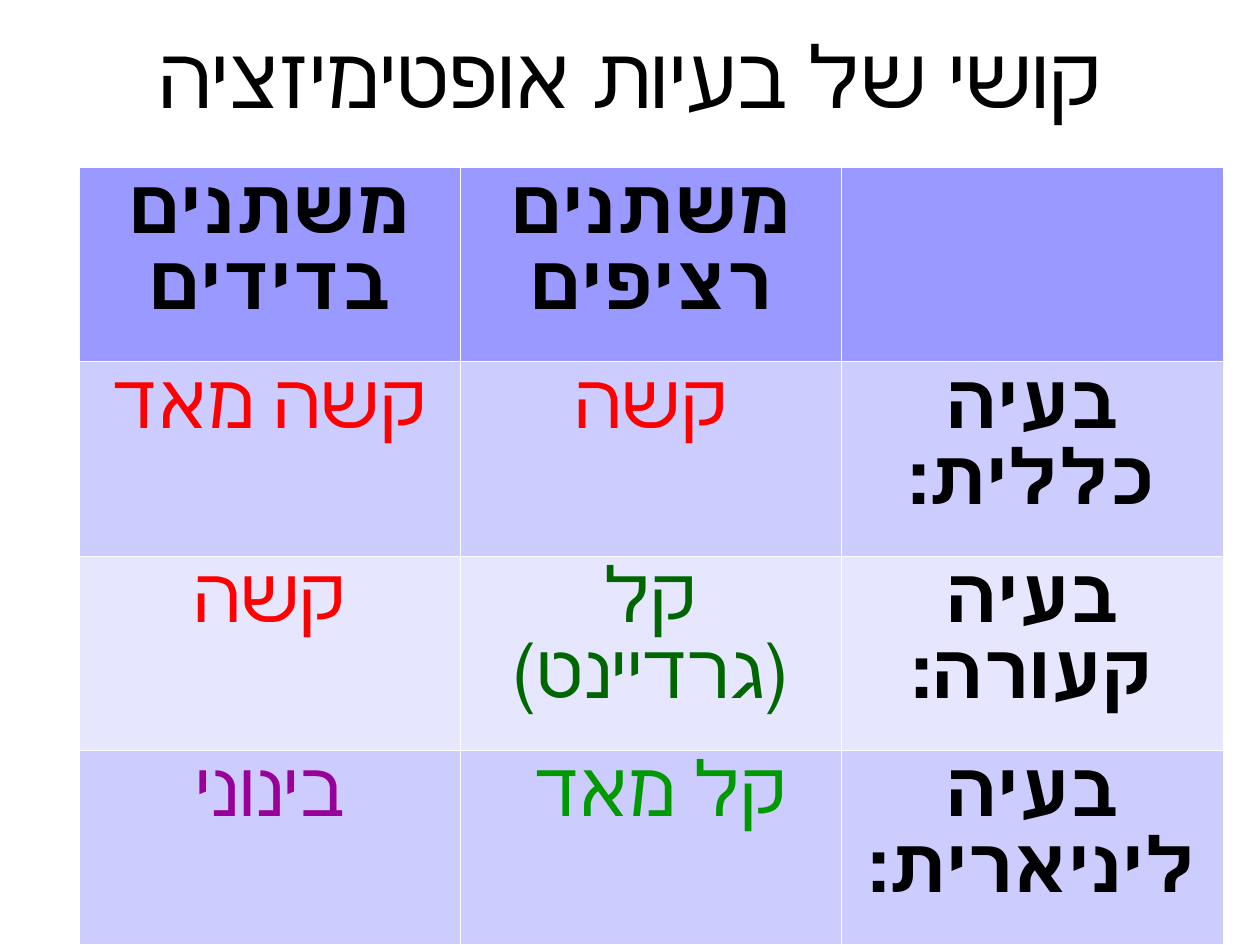
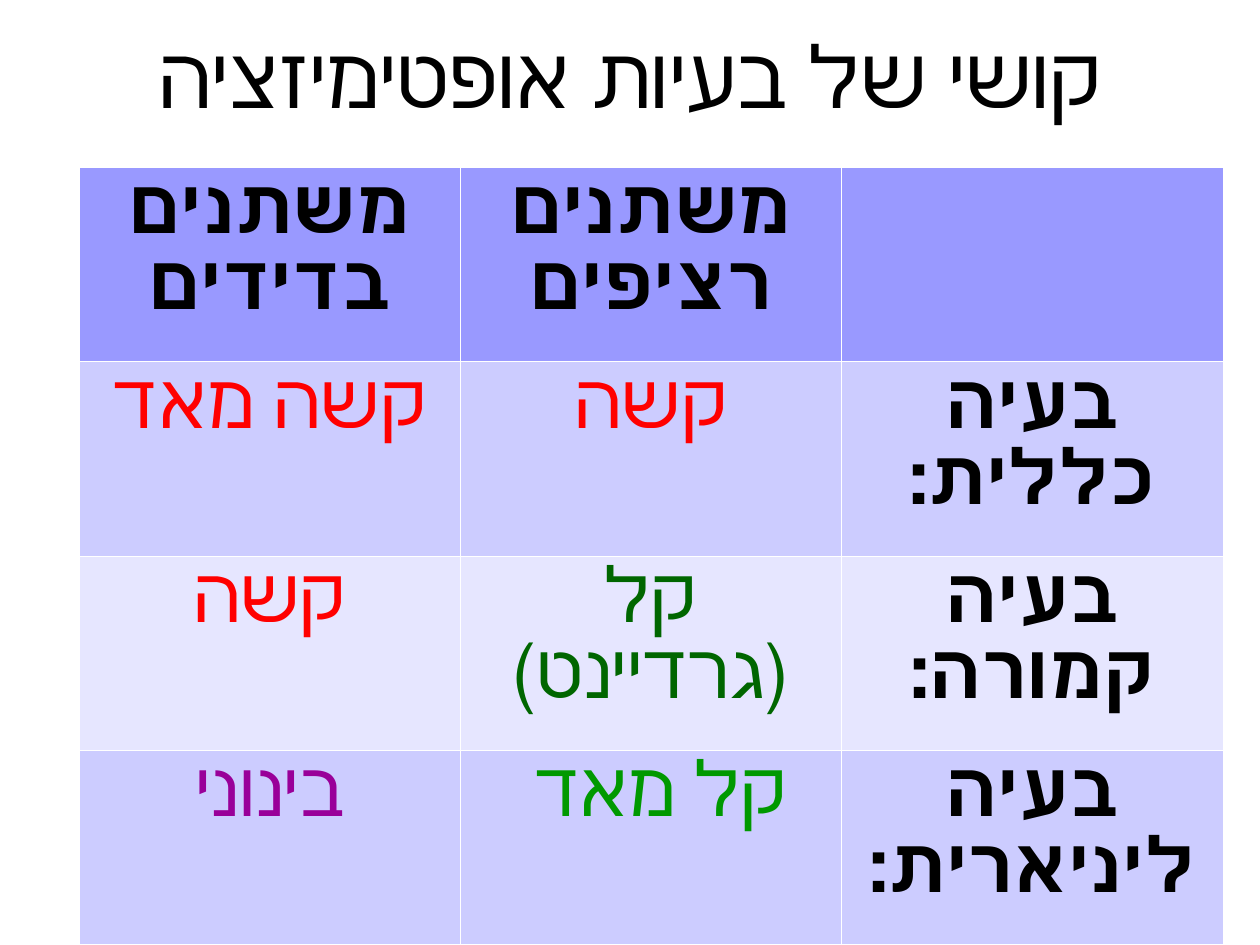
Before and after one commit to erelsgl/ariel-algorithms-5779, a slide deck: slide 16 of 04-item-allocation/slides-2-items.odp. Drawn at 1260x945 pixels with LibreOffice and Linux fonts; fonts in the diff are those of the drawing. Boxes give left, top, right and bottom in pixels: in the first picture for what was removed or moved away, otherwise in the second. Text is boxed around its words. In the diff, an @@ line names an element or a change of style, - is before the commit and + after.

```diff
--- a/04-item-allocation/slides-2-items.odp
+++ b/04-item-allocation/slides-2-items.odp
@@ table at (79,167,1225,923) @@
-row 3, column 3: בעיה קעורה:
+row 3, column 3: בעיה קמורה:
```
Also in this commit, not shown: 8 other slides changed, 9 other files.
